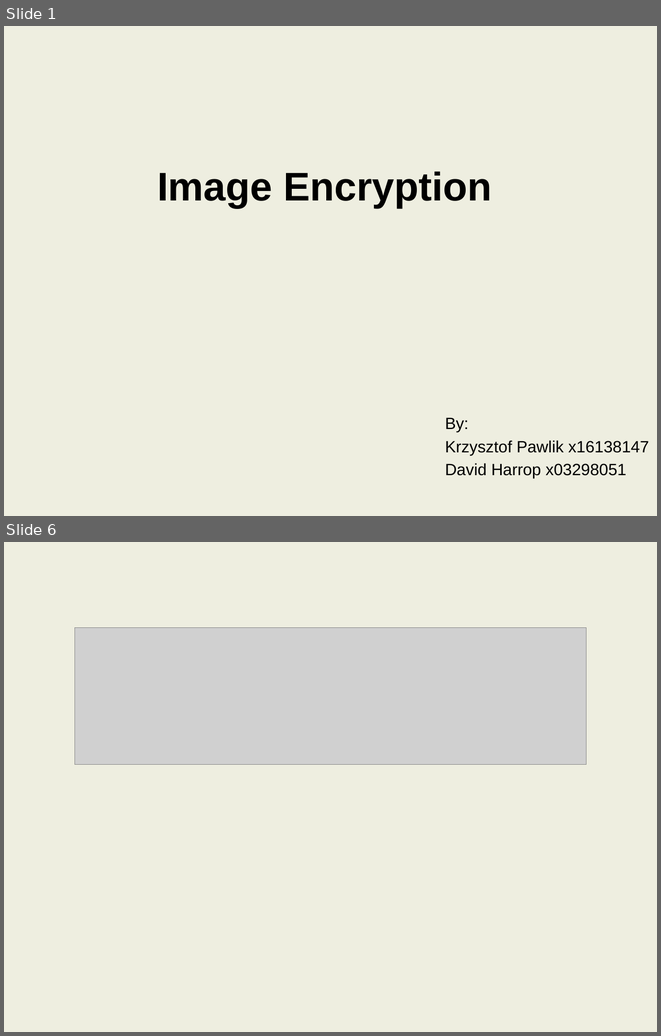
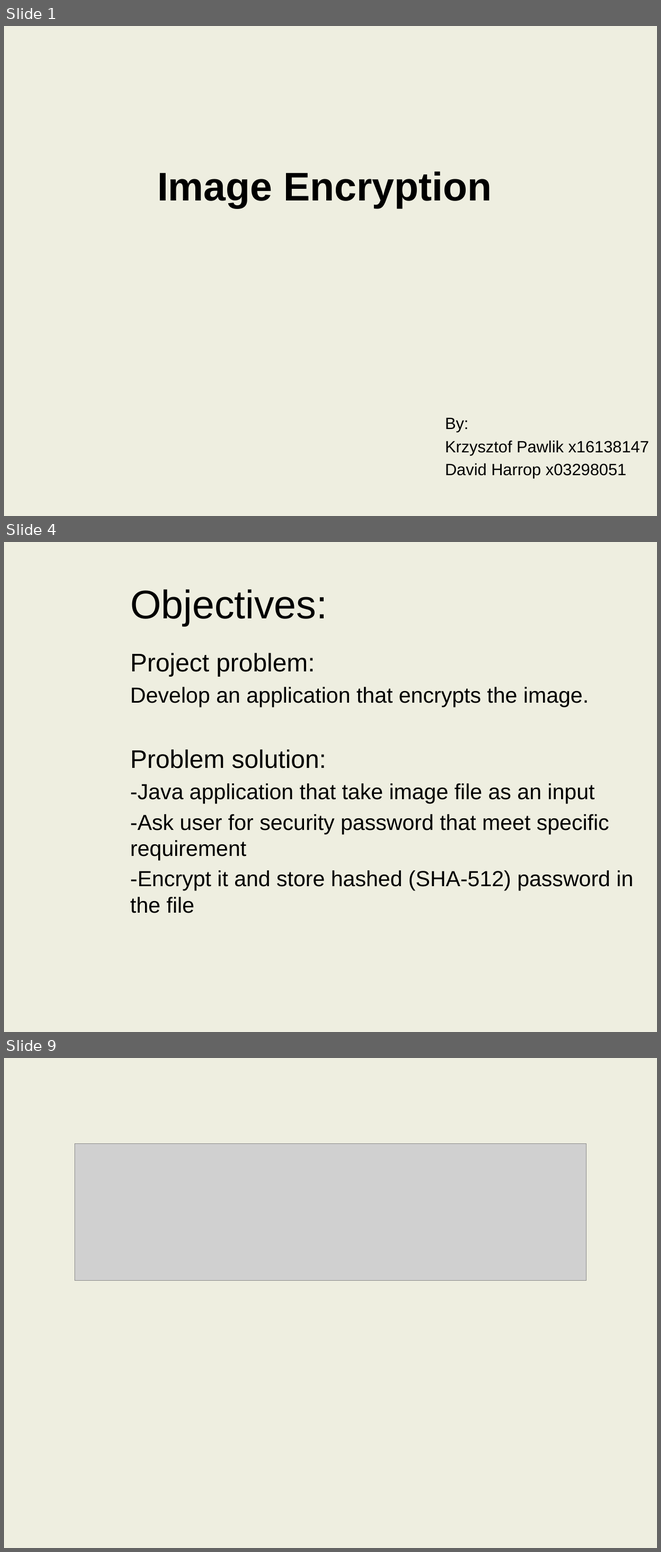
Before and after one commit to harropda/DIVVY-PIC, a slide deck: Image Encryption.pptx. Shown one above the other, each under a label of ours: slides 1 and 6 before the commit, slides 1, 4 and 9 after it; the slides between them are not shown. The pictures are 661x1036 and 661x1552 pixels, drawn with LibreOffice and Linux fonts; fonts in the diff are those of the drawing; grey boxes stand for pictures; background and template pictures are left out. Boxes give left, top, right and bottom in pixels: in the first picture for what was removed or moved away, otherwise in the second. Text is boxed around its words. In the diff, an @@ line names an element or a change of style, - is before the commit and + after.

```diff
--- a/Image Encryption.pptx
+++ b/Image Encryption.pptx
@@ slide 4 added at (4,542,657,1032), background picture (left out) @@
@@ title added at (130,589,327,626), 44 pt, text #000000 @@
+Objectives:
@@ text added at (130,653,633,913), 24 pt, text #000000 @@
+Project problem:
+Develop an application that encrypts the image.
+Problem solution:
+-Java application that take image file as an input
+-Ask user for security password that meet specific requirement
+-Encrypt it and store hashed (SHA-512) password in the file
@@ what was slide 6 is now slide 9 @@
```
Also in this commit, not shown: 2 slides changed, 4 other slides added, 2 slides removed.
